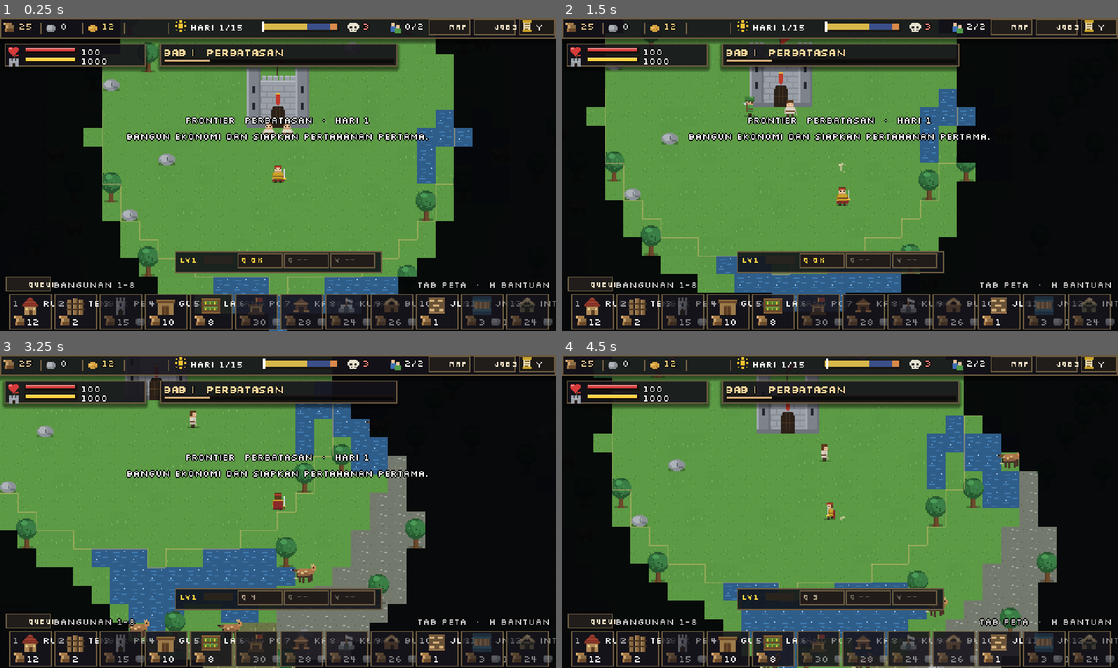
Above: before the commit, frames 1-4 (two rows, left to right).
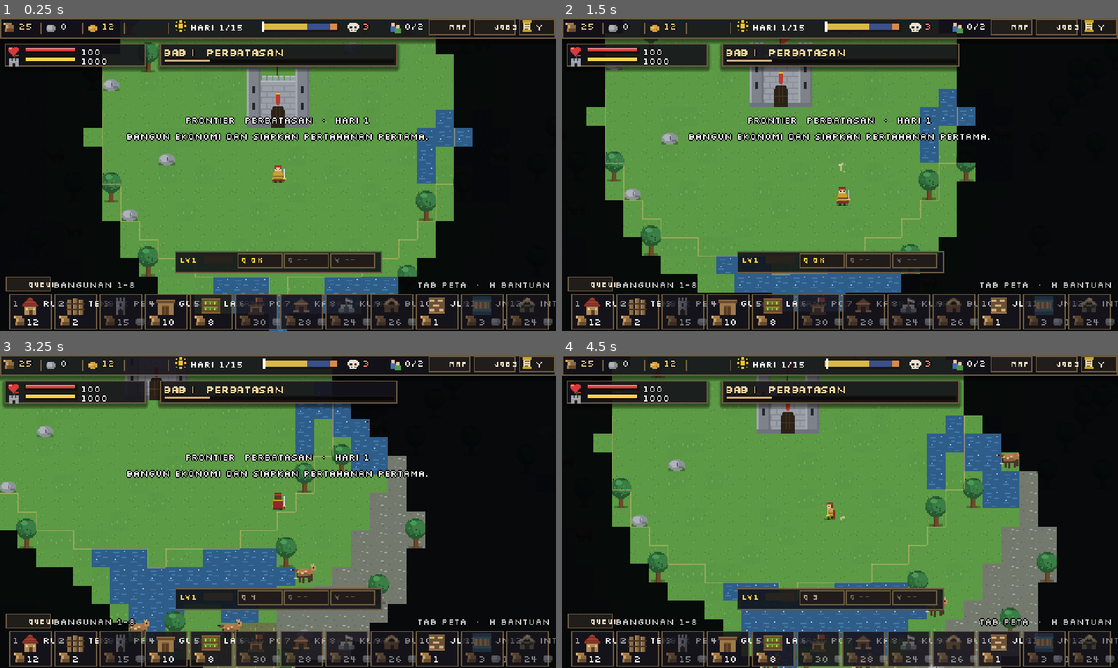
Above: after the commit, the same moments.

Repository: shimleabyte/hold-the-keep
Game: Godot game, scene res://scenes/main.tscn
Same seed, same stepped clock (60 frames per second), same inputs: the game is played once before the commit and once after it.
Inputs (mouse positions are in pixels of both pictures, inside the frame that each line leads up to):
- Up to frame 1 (0.25 s): no input
- Up to frame 2 (1.5 s): tap Enter at 0.5 s; move the mouse to (962, 158) at 0.52 s; hold D (move_right) 0.53-1.28 s; tap C (ability_cleave) at 0.6 s; click (962, 158) at 0.67 s; tap Space at 0.77 s; move the mouse to (728, 190) at 1.27 s; hold S (move_down) from 1.28 s (still down); tap Q (ability_dash) at 1.35 s
- Up to frame 3 (3.25 s): tap Space at 1.52, 3.02 s; move the mouse to (333, 442) at 2.02 s; release S (move_down) at 2.03 s; hold D (move_right) 2.03-2.78 s; tap V (ability_rally) at 2.1 s; move the mouse to (250, 574) at 2.77 s; hold W (move_up) from 2.78 s (still down); tap F (attack) at 2.85 s; click (250, 574) at 2.92 s
- Up to frame 4 (4.5 s): move the mouse to (1006, 558) at 3.52 s; release W (move_up) at 3.53 s; hold E (interact) 3.53-4.28 s; hold A (move_left) from 3.53 s (still down); tap Space at 3.77 s; move the mouse to (673, 464) at 4.27 s; tap Shift (sprint) at 4.35 s

The runs differ from the first frame. In frame 1, 0.1% of the frame differs, in the area x 47-53%, y 33-39%; in frame 2, 0.2%, in the area x 32-74%, y 1-32%; in frame 3, less than 0.1%; in frame 4, less than 0.1%.
Error after the commit: Parse Error: Preload file "res://assets/sprites/villager_healer.svg" does not exist. (res://scripts/entities/villager.gd:20)

Commit message:
feat: add bounded Healer work loop and workplace assignment

Diff:
--- a/scripts/entities/villager.gd
+++ b/scripts/entities/villager.gd
@@ -17,6 +17,7 @@
     "builder": preload("res://assets/sprites/villager_miner.svg"),
     "hunter": preload("res://assets/sprites/villager_hunter.svg"),
     "scout": preload("res://assets/sprites/villager_scout.svg"),
+    "healer": preload("res://assets/sprites/villager_healer.svg"),
     "soldier": preload("res://assets/sprites/villager_soldier.svg"),
 }
 
@@ -42,6 +43,8 @@
 const DEFAULT_WORK_RADIUS := 12.0
 const BUILDER_REPAIR_INTERVAL := 1.6
 const BUILDER_REPAIR_AMOUNT := 12
+const HEAL_INTERVAL := 3.2
+const HEAL_AMOUNT := 10
 const SCOUT_REVEAL_RADIUS := 144.0
 const SCOUT_MAX_PATH_CELLS := 64
 const SCOUT_SURVEY_SECONDS := 1.4
@@ -105,6 +108,7 @@
 var _scout_cursor := 0
 var _scout_survey_t := 0.0
 var _scout_revealed_at_target := false
+var _healer_work_t := 0.0
 
 
 func _ready() -> void:
@@ -176,7 +180,7 @@
     _scout_revealed_at_target = false
     var old_max := max_hp
     job = j
-    if job in ["builder", "hunter", "scout"] and not _claim_workplace(job):
+    if job in ["builder", "hunter", "scout", "healer"] and not _claim_workplace(job):
         job = ""
         remove_from_group("defenders")
         max_hp = _hp_cap_for("")
@@ -234,9 +238,9 @@
 func on_workplace_lost(building) -> void:
     if workplace != building:
         return
+    _release()
     workplace = null
     workplace_job = ""
-    _release()
     _scout_target_cell = Vector2i(-1, -1)
     _scout_survey_t = 0.0
     _scout_revealed_at_target = false
@@ -271,6 +275,17 @@
     carry_kind = kind
     carry += amount
     queue_redraw()
+
+
+func heal(amount: int) -> int:
+    if hp <= 0 or amount <= 0 or hp >= max_hp:
+        return 0
+    var restored := mini(amount, max_hp - hp)
+    hp += restored
+    queue_redraw()
+    modulate = Color(0.72, 1.15, 0.78)
+    create_tween().tween_property(self, "modulate", Color.WHITE, 0.35)
+    return restored
 
 
 func take_damage(amount: int) -> void:
@@ -462,6 +477,24 @@
         target = null
         state = State.IDLE
         return
+    if job == "healer":
+        if not has_valid_workplace() or String(target.job) != "soldier" or int(target.hp) <= 0 \
+                or int(target.hp) >= int(target.max_hp) or target.is_expeditioning() \
+                or target.is_recalling_expedition() or target.state in [State.HIDDEN, State.FLEEING] \
+                or not _is_in_workplace_radius(target):
+            _release()
+            state = State.IDLE
+            _decide_t = 0.15
+            return
+        anim.face(target.position - position)
+        _work_t += delta
+        if _work_t >= HEAL_INTERVAL:
+            _work_t = 0.0
+            if target.heal(HEAL_AMOUNT) <= 0 or int(target.hp) >= int(target.max_hp):
+                _release()
+                state = State.IDLE
+                _decide_t = 0.15
+        return
     if job == "builder":
         if target.has_method("is_construction_site") and target.is_construction_site():
             anim.face(target.position - position)
@@ -790,6 +823,22 @@
             for f in get_tree().get_nodes_in_group("farms"):
                 if f.free_slots("farmer") > 0 and _is_in_work_radius(f) and not _bad.has(f):
                     cands.append(f)
+        "healer":
+            if not has_valid_workplace():
+                _release_workplace()
+                if not _claim_workplace("healer"):
+                    return
+            for patient in get_tree().get_nodes_in_group("villagers"):
+                if patient == self or not is_instance_valid(patient) or String(patient.job) != "soldier":
+                    continue
+                if int(patient.hp) <= 0 or int(patient.hp) >= int(patient.max_hp):
+                    continue
+                if patient.is_expeditioning() or patient.is_recalling_expedition() \
+                        or patient.state in [State.HIDDEN, State.FLEEING]:
+                    continue
+                if not _is_in_workplace_radius(patient) or workplace.is_heal_target_reserved(patient, self):
+                    continue
+                cands.append(patient)
         "builder":
             if not has_valid_workplace():
                 _release_workplace()
@@ -814,6 +863,11 @@
     cands.sort_custom(func(a, b) -> bool:
         var a_is_site: bool = a.has_method("is_construction_site") and a.is_construction_site()
         var b_is_site: bool = b.has_method("is_construction_site") and b.is_construction_site()
+        if job == "healer":
+            var a_ratio := float(a.hp) / float(maxi(1, a.max_hp))
+            var b_ratio := float(b.hp) / float(maxi(1, b.max_hp))
+            if not is_equal_approx(a_ratio, b_ratio):
+                return a_ratio < b_ratio
         if a_is_site != b_is_site:
             return a_is_site
         if a_is_site and b_is_site and int(a.queue_order) != int(b.queue_order):
@@ -832,6 +886,9 @@
                 if not n.claim(self):
                     continue
             elif not n.claim_repairer(self):
+                continue
+        elif job == "healer":
+            if not workplace.claim_heal_target(self, n):
                 continue
         elif not _claim(n):
             continue
@@ -992,8 +1049,15 @@
         elif target.get("worker") == self:
             target.worker = null
     target = null
+    if job == "healer":
+        _release_heal_target()
     _work_t = 0.0
     _hit_done = false
+
+
+func _release_heal_target() -> void:
+    if workplace != null and is_instance_valid(workplace) and workplace.has_method("release_heal_target"):
+        workplace.release_heal_target(self)
 
 
 func _has_specialized_workplace(job_name: String) -> bool:
